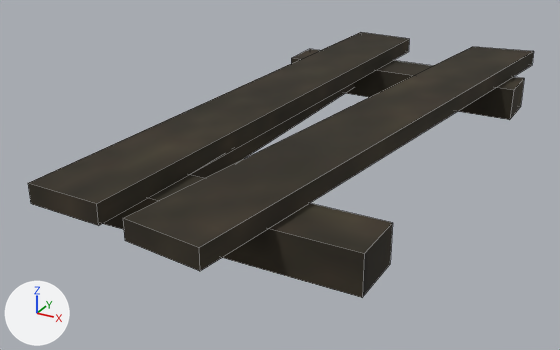
One commit to the OBJ model assets/mcme/models/block/wooden_catwalk_wide.obj: the scene before it, then after it.
Before and after are seen from a camera (50 mm lens) standing at (1.62, -3.39, 1.87) and looking at (0.39, -1.16, 0.75). The axes (+X, +Y, +Z) are drawn at lower left. The lights are the same throughout. Mesh edges are drawn as thin lines. Where no turn or scale is listed for an object, it has been applied to the vertices.

Before the edit, the objects in view are built like this:
```python
me_cube = bpy.data.meshes.new('cube')
me_cube.from_pydata(...)  # a box spanning x 0.0..1.0, y -0.344..-0.156, z 0.812..0.938
me_cube.materials.append(mat_m_6064681d_3998_0087_00da_39601c31576b)  # picture img_catwalk_prep
# before: 0 (1.0, -0.344, 0.938) at pixel (513, 90), 1 (1.0, -0.156, 0.938) at pixel (524, 78), 2 (1.0, -0.344, 0.812) at pixel (509, 119), 3 (1.0, -0.156, 0.812) at pixel (520, 106), 4 (0.0, -0.156, 0.938) at pixel (309, 48)
# before: 5 (0.0, -0.344, 0.938) at pixel (291, 58), 6 (0.0, -0.156, 0.812), 7 (0.0, -0.344, 0.812)
me_cube_001 = bpy.data.meshes.new('cube.001')
me_cube_001.from_pydata(...)  # a box spanning x 0.0..1.0, y -1.844..-1.656, z 0.813..0.938
me_cube_001.materials.append(mat_m_6064681d_3998_0087_00da_39601c31576b)  # picture img_catwalk_prep
# before: 0 (1.0, -1.844, 0.938) at pixel (364, 253), 1 (1.0, -1.656, 0.938) at pixel (392, 222), 2 (1.0, -1.844, 0.813) at pixel (362, 297), 3 (1.0, -1.656, 0.813) at pixel (390, 264), 4 (0.0, -1.656, 0.938)
# before: 5 (0.0, -1.844, 0.938), 6 (0.0, -1.656, 0.813), 7 (0.0, -1.844, 0.813)
me_cube_002 = bpy.data.meshes.new('cube.002')
me_cube_002.from_pydata(...)  # 8 vertices, 6 faces; spans x 0.09..0.43, y -2.04..0.03, z 0.94..1.0
me_cube_002.materials.append(mat_m_6064681d_3998_0087_00da_39601c31576b)  # picture img_catwalk_prep
me_cube_003 = bpy.data.meshes.new('cube.003')
me_cube_003.from_pydata(...)  # a box spanning x 0.19..0.31, y -1.75..-0.25, z 0.84..0.91
me_cube_003.materials.append(mat_m_6064681d_3998_0087_00da_39601c31576b)  # picture img_catwalk_prep
ob_cube = bpy.data.objects.new('cube', me_cube)
ob_cube.location = (0.0, 0.0, 0.0)
ob_cube_001 = bpy.data.objects.new('cube.001', me_cube_001)
ob_cube_001.location = (0.0, 0.0, 0.0)
ob_cube_002 = bpy.data.objects.new('cube.002', me_cube_002)
ob_cube_002.location = (0.0, 0.0, 0.0)
ob_cube_003 = bpy.data.objects.new('cube.003', me_cube_003)
ob_cube_003.location = (0.0, 0.0, 0.0)
# also in view: 'cube.004' at (0.72, -1.02, 0.97)
```
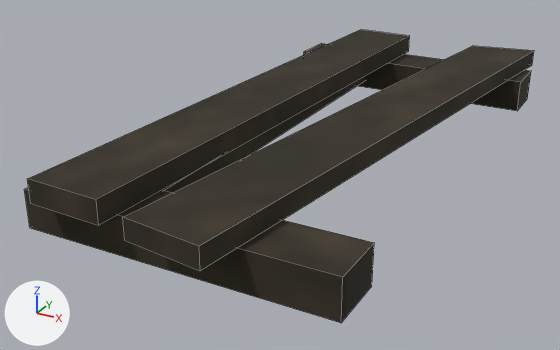
Where the change shows, as pixel boxes [x1, y1, x2, y2] in the pictures (560 x 350 px):
```json
{"object": "cube.002", "change": "mesh moved", "before": [28, 32, 409, 226], "after": [27, 30, 410, 226]}
{"object": "cube.001", "change": "reshaped", "before": [102, 175, 393, 297], "after": [24, 188, 374, 323]}
{"object": "cube", "change": "reshaped", "before": [291, 49, 524, 120], "after": [304, 43, 531, 111]}
```

Scene script edits in JSON lines:
```json
{"block": "me_cube", "where": "# used by ob_cube; location = (0.0, 0.0, 0.0)"}
{"block": "me_cube", "where": "# verts and faces of me_cube; kept vertices keep their numbers, new ones are numbered from 8"}
{"op": "remove", "block": "me_cube", "code": "me_cube.from_pydata(...)  # 8 vertices, 6 faces; spans x 0.0..1.0, y -0.344..-0.156, z 0.812..0.938"}
{"op": "add", "block": "me_cube", "code": "me_cube.from_pydata(...)  # 8 vertices, 6 faces; spans x 0.0..1.0, y -0.219..-0.031, z 0.812..0.938"}
{"block": "me_cube", "change": "me_cube part 1"}
{"op": "add", "block": "me_cube", "code": "delete_vertices([*range(0, 8)])  # with the faces that use them"}
{"op": "add", "block": "me_cube", "code": "verts[8] = (0.0, -0.031, 0.812)"}
{"op": "add", "block": "me_cube", "code": "verts[9] = (0.0, -0.031, 0.938)  # pixel (321, 43)"}
{"op": "add", "block": "me_cube", "code": "verts[10] = (0.0, -0.219, 0.812)"}
{"op": "add", "block": "me_cube", "code": "verts[11] = (0.0, -0.219, 0.938)  # pixel (303, 51)"}
{"op": "add", "block": "me_cube", "code": "for new, old in zip([*range(12, 16)], [*range(8, 12)]): verts[new] = verts[old] + (1.0, 0.0, 0.0)"}
{"op": "add", "block": "me_cube", "code": "faces += [(8, 9, 13, 12), (12, 13, 15, 14), (10, 14, 15, 11), (8, 10, 11, 9), (9, 11, 15, 13), (8, 12, 14, 10)]"}
{"block": "me_cube_001", "where": "# used by ob_cube_001; location = (0.0, 0.0, 0.0)"}
{"block": "me_cube_001", "where": "# verts and faces of me_cube_001; kept vertices keep their numbers, new ones are numbered from 8"}
{"op": "remove", "block": "me_cube_001", "code": "me_cube_001.from_pydata(...)  # 8 vertices, 6 faces; spans x 0.0..1.0, y -1.844..-1.656, z 0.813..0.938"}
{"op": "add", "block": "me_cube_001", "code": "me_cube_001.from_pydata(...)  # 8 vertices, 6 faces; spans x 0.0..1.0, y -1.969..-1.781, z 0.813..0.938"}
{"block": "me_cube_001", "change": "me_cube_001 part 2"}
{"op": "add", "block": "me_cube_001", "code": "delete_vertices([*range(0, 8)])  # with the faces that use them"}
{"op": "add", "block": "me_cube_001", "code": "verts[8] = (0.0, -1.781, 0.813)"}
{"op": "add", "block": "me_cube_001", "code": "verts[9] = (0.0, -1.781, 0.938)"}
{"op": "add", "block": "me_cube_001", "code": "verts[10] = (0.0, -1.969, 0.813)  # pixel (29, 228)"}
{"op": "add", "block": "me_cube_001", "code": "verts[11] = (0.0, -1.969, 0.938)  # pixel (24, 189)"}
{"op": "add", "block": "me_cube_001", "code": "for new, old in zip([*range(12, 16)], [*range(8, 12)]): verts[new] = verts[old] + (1.0, 0.0, 0.0)"}
{"op": "add", "block": "me_cube_001", "code": "faces += [(8, 9, 13, 12), (12, 13, 15, 14), (10, 14, 15, 11), (8, 10, 11, 9), (9, 11, 15, 13), (8, 12, 14, 10)]"}
{"block": "me_cube_002", "where": "me_cube_002.from_pydata(...)  # 8 vertices, 6 faces; spans x 0.09..0.43, y -2.04..0.03, z 0.94..1.0"}
{"block": "me_cube_002", "where": "# used by ob_cube_002; location = (0.0, 0.0, 0.0)"}
{"block": "me_cube_002", "change": "me_cube_002 part 3: the whole mesh is moved by (0.0, 0.0, 0.01)"}
```
